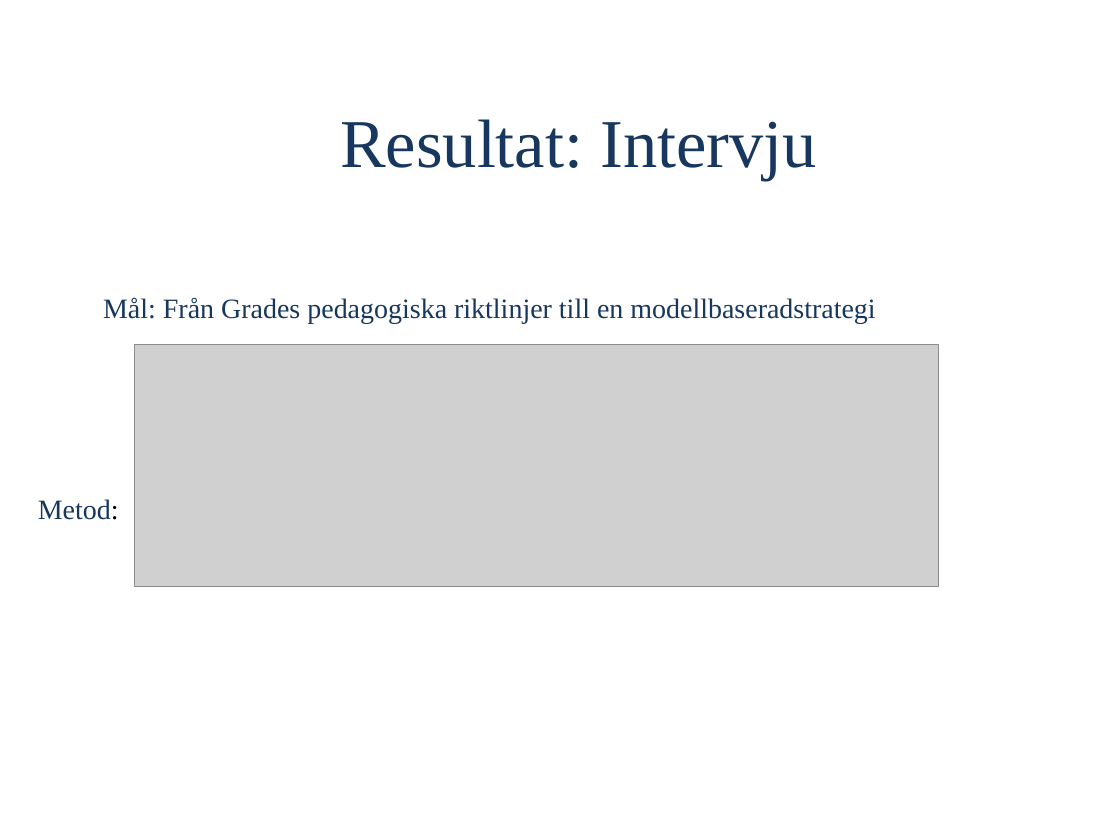
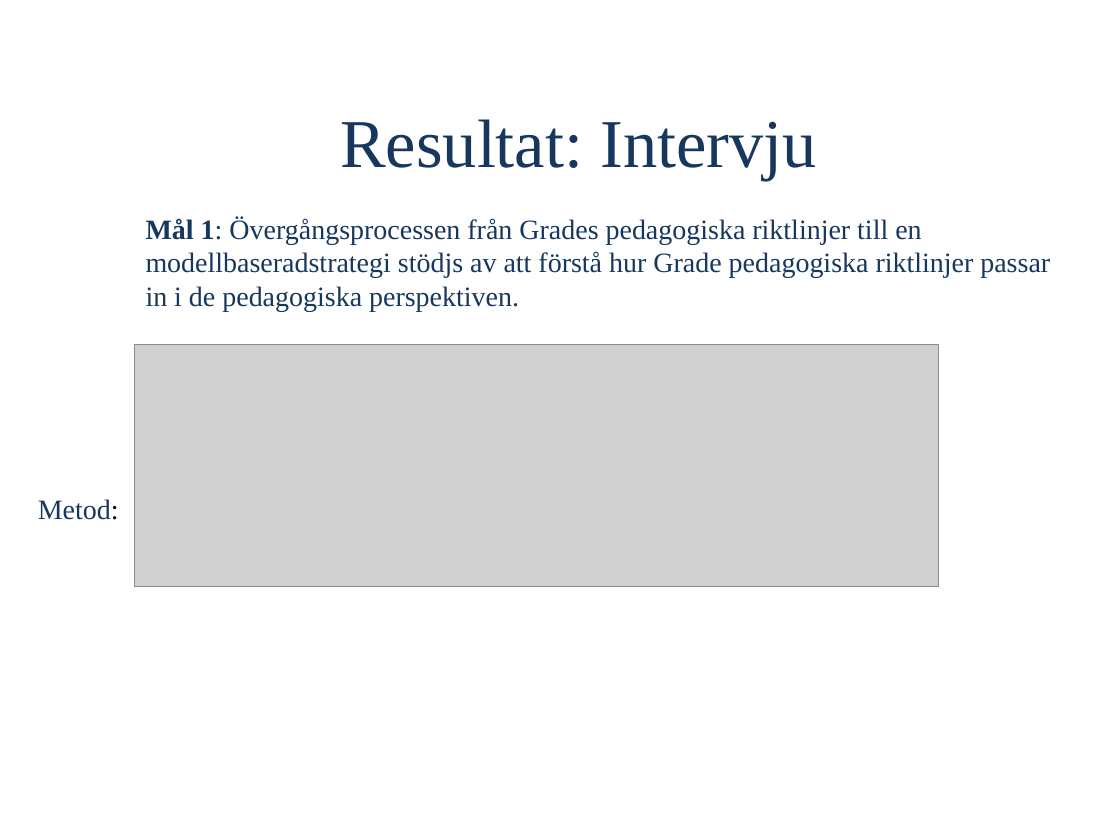
Before and after one commit to OliviaImner/thesis_document, a slide deck: slide 7 of Thesis/Presentation.pptx (slide 6 before the commit). Drawn at 1120x840 pixels with LibreOffice and Linux fonts; fonts in the diff are those of the drawing; grey boxes stand for pictures. Boxes give left, top, right and bottom in pixels: in the first picture for what was removed or moved away, otherwise in the second. Text is boxed around its words. In the diff, an @@ line names an element or a change of style, - is before the commit and + after.

```diff
--- a/Thesis/Presentation.pptx
+++ b/Thesis/Presentation.pptx
@@ text at bbox=[146, 217, 1050, 312]: text changed @@
-Mål: Från Grades pedagogiska riktlinjer till en modellbaseradstrategi
+Mål 1: Övergångsprocessen från Grades pedagogiska riktlinjer till en modellbaseradstrategi stödjs av att förstå hur Grade pedagogiska riktlinjer passar in i de pedagogiska perspektiven.
```
Also in this commit, not shown: 5 other slides changed, 1 slide added.
